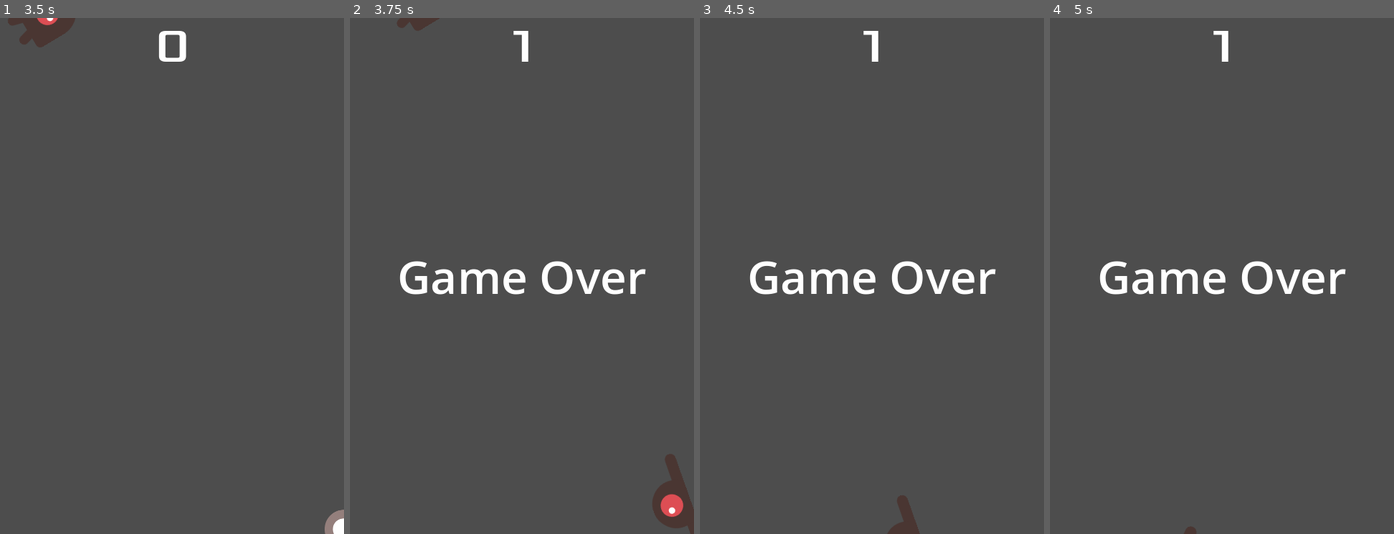
Above: before the commit, frames 1-4 (left to right).
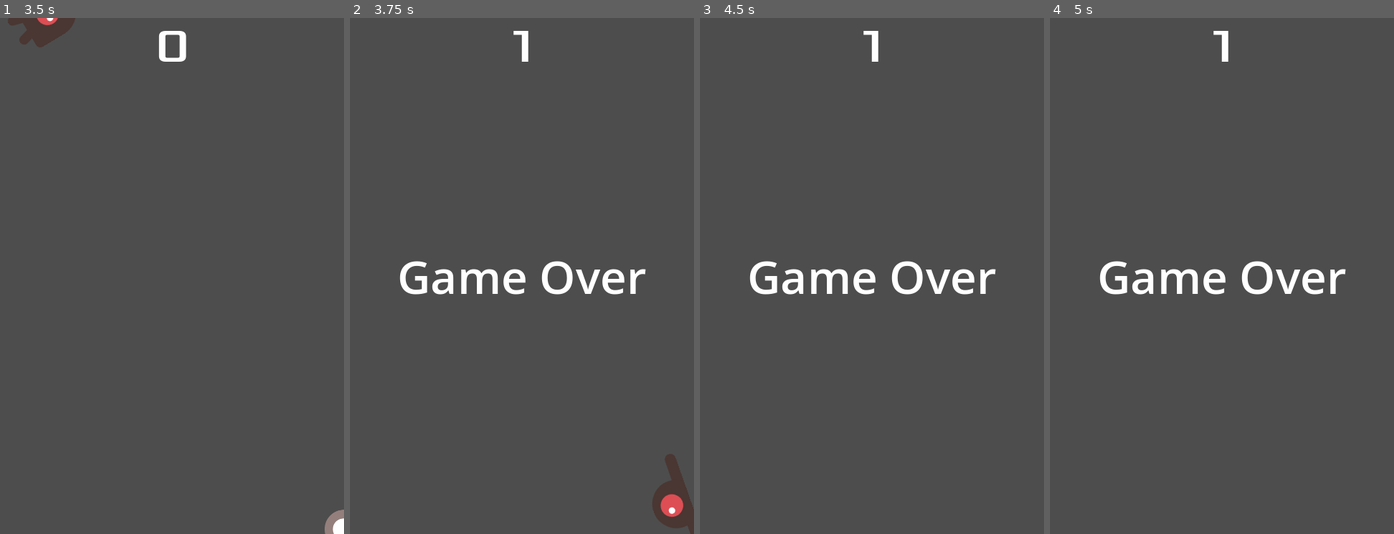
Above: after the commit, the same moments.

Repository: augustopolonio/first_2d_godot_game
Game: Godot game, scene res://main.tscn
Two runs of this game, one before a commit and one after it. Both use one fixed random seed, a clock stepped at 60 frames per second and the inputs below.
Inputs:
- Up to frame 1 (3.5 s): click "Start" at 0.5 s; tap Enter at 1.25 s; hold D (move_right) 1.28-2.03 s; hold S (move_down) 2.03-2.78 s; hold D (move_right) from 2.78 s (still down)
- Up to frame 2 (3.75 s): release D (move_right) at 3.53 s; hold W (move_up) from 3.53 s (still down)
- Up to frame 3 (4.5 s): release W (move_up) at 4.28 s; hold A (move_left) from 4.28 s (still down)
- Up to frame 4 (5 s): keep holding A (move_left)

Frame 1 is identical in both runs. In frame 2, 0.2% of the frame differs, in the area x 13-27%, y 0-3%; in frame 3, 0.3%, in the area x 54-64%, y 92-100%; in frame 4, less than 0.1%.

Commit message:
Fix the game removing enemies when they leave the screen and delete all when game starts

Diff:
--- a/main.gd
+++ b/main.gd
@@ -17,6 +17,8 @@
 	$StartTimer.start()
 	$HUD.update_score(score)
 	$HUD.show_message("Get Ready!")
+
+	get_tree().call_group("mobs", "queue_free")
 
 
 func _on_mob_timer_timeout():
--- a/mob.gd
+++ b/mob.gd
@@ -13,4 +13,4 @@
 
 
 func _on_visible_on_screen_notifier_2d_screen_exited():
-	print("delete!")
+	queue_free()
--- a/mob.tscn
+++ b/mob.tscn
@@ -48,7 +48,7 @@
 radius = 39.0
 height = 82.0
 
-[node name="RigidBody2D" type="RigidBody2D"]
+[node name="RigidBody2D" type="RigidBody2D" groups=["mobs"]]
 position = Vector2(240, 324)
 collision_mask = 0
 gravity_scale = 0.0
